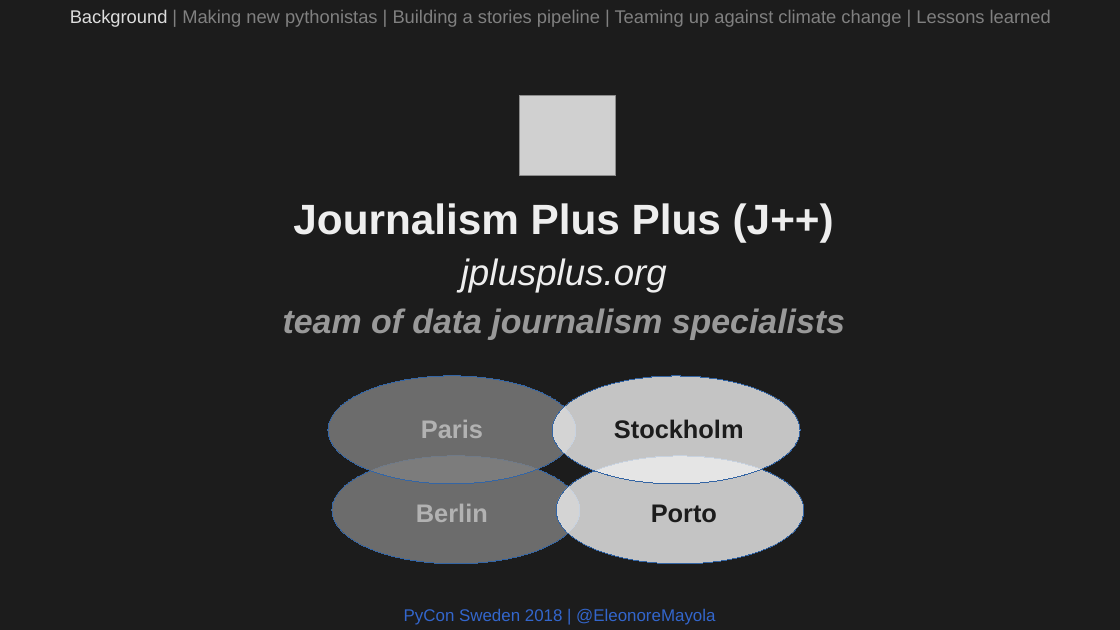
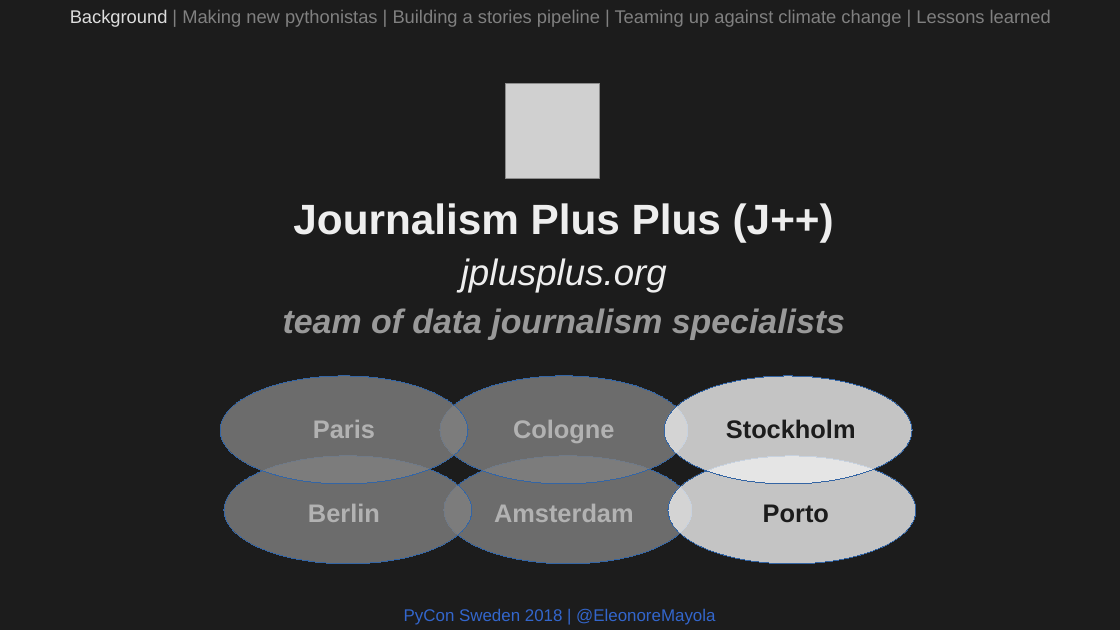
Before and after one commit to Eleonore9/-pyconse18, a slide deck: slide 3 of pyconse2018.odp. Drawn at 1120x630 pixels with LibreOffice and Linux fonts; fonts in the diff are those of the drawing; grey boxes stand for pictures. Boxes give left, top, right and bottom in pixels: in the first picture for what was removed or moved away, otherwise in the second. Text is boxed around its words. In the diff, an @@ line names an element or a change of style, - is before the commit and + after.

```diff
--- a/pyconse2018.odp
+++ b/pyconse2018.odp
@@ picture: place and size @@
-picture at <box>520,96,616,176</box>
+picture at <box>505,83,600,178</box>
@@ ellipse: place and size @@
-ellipse at <box>328,376,576,484</box>
+ellipse at <box>221,376,469,484</box>
@@ ellipse: place and size @@
-ellipse at <box>332,456,580,564</box>
+ellipse at <box>440,376,688,484</box>
@@ ellipse: place and size @@
-ellipse at <box>556,456,804,564</box>
+ellipse at <box>665,376,913,484</box>
@@ text "Paris": place and size @@
-text "Paris" at <box>421,420,483,438</box>
+text "Paris" at <box>313,420,375,438</box>
@@ text "Stockholm": place and size @@
-text "Stockholm" at <box>614,419,744,438</box>
+text "Stockholm" at <box>726,419,856,438</box>
@@ text added at <box>513,420,614,443</box>, 18 pt, text #B2B2B2, bold @@
+Cologne
@@ ellipse added at <box>225,456,473,564</box>, fill #808080 at 80% opacity, outline #3465A4 0 pt @@
@@ ellipse added at <box>444,456,692,564</box>, fill #808080 at 80% opacity, outline #3465A4 0 pt @@
@@ ellipse: place and size @@
-ellipse at <box>552,376,800,484</box>
+ellipse at <box>669,456,917,564</box>
@@ text "Berlin": place and size @@
-text "Berlin" at <box>416,504,488,522</box>
+text "Berlin" at <box>308,504,380,522</box>
@@ text added at <box>494,504,634,522</box>, 18 pt, text #B2B2B2, bold @@
+Amsterdam
@@ text "Porto": place and size @@
-text "Porto" at <box>651,504,717,522</box>
+text "Porto" at <box>763,504,829,522</box>
```
Also in this commit, not shown: 2 other slides changed, 1 other file.
